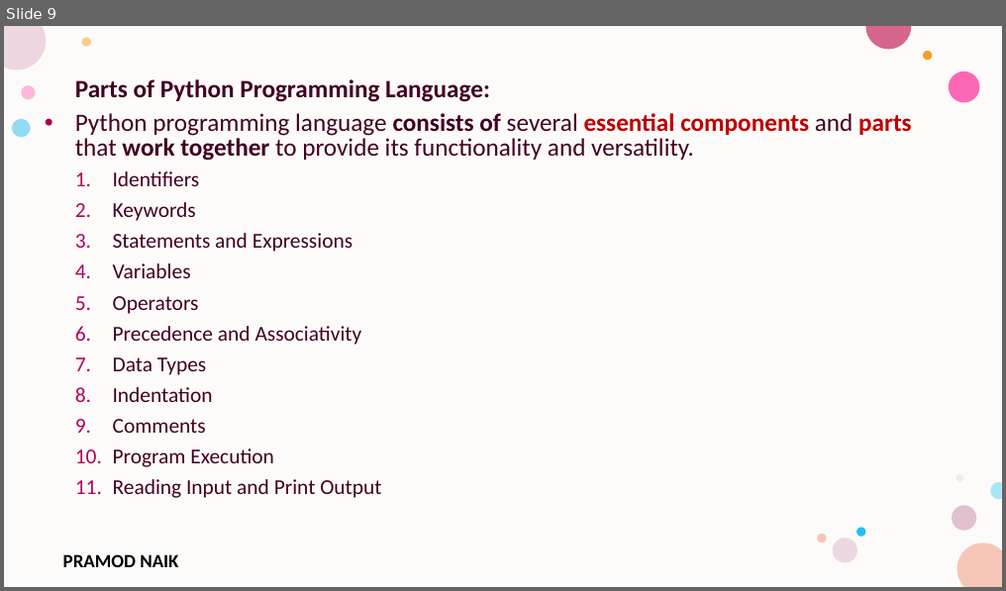
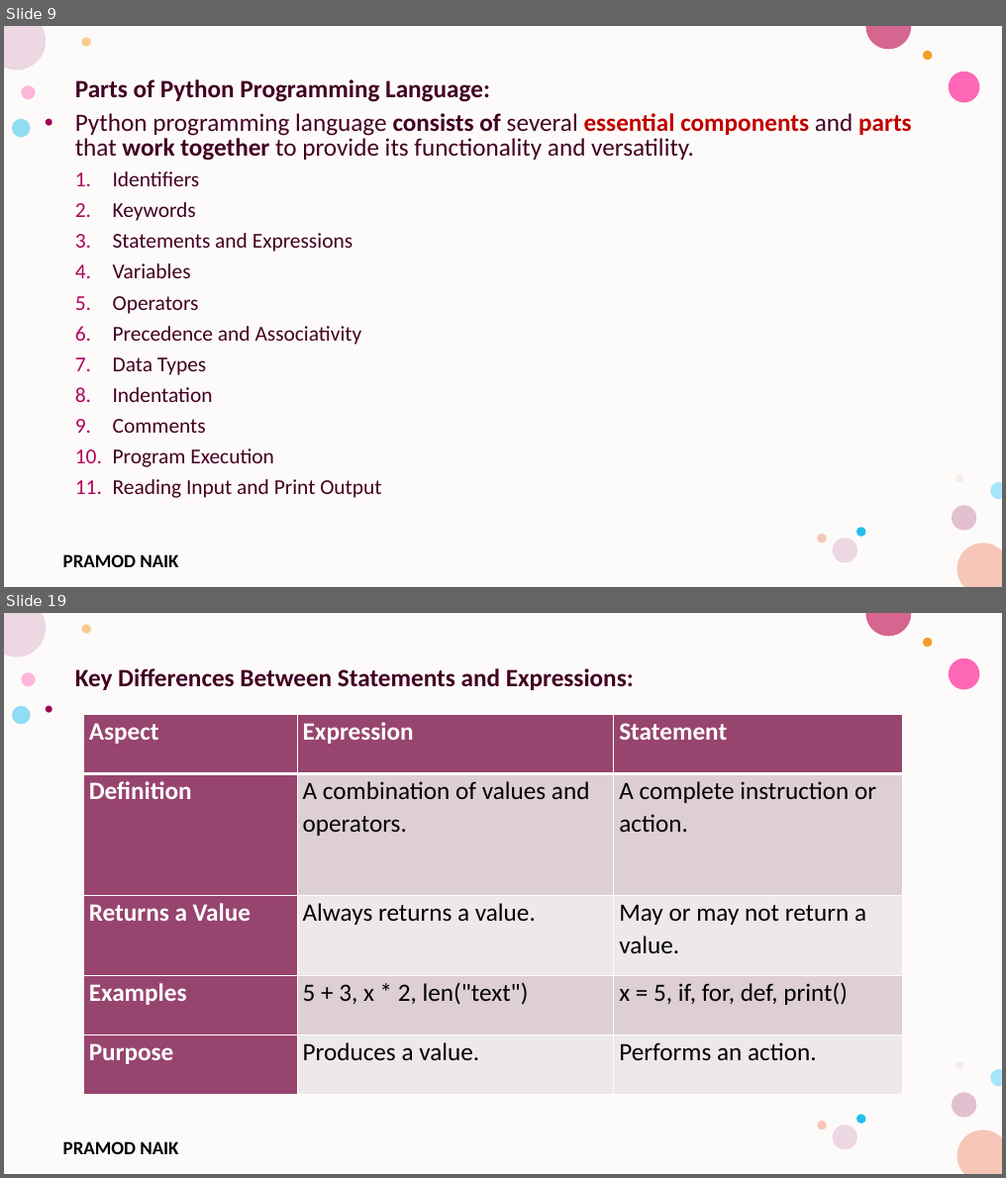
Before and after one commit to PRAMOD-VISHNU-NAIK/MCA-4th-Sem-Python-Shridevi-College, a slide deck: Theory Class-Notes/Module-1 Python Basic Concepts and Programming.pptx. Shown one above the other, each under a label of ours: slide 9 before the commit, slides 9 and 19 after it; the slides between them are not shown. The pictures are 1006x591 and 1006x1178 pixels, drawn with LibreOffice and Linux fonts; fonts in the diff are those of the drawing; background and template pictures are left out. Boxes give left, top, right and bottom in pixels: in the first picture for what was removed or moved away, otherwise in the second. Text is boxed around its words. In the diff, an @@ line names an element or a change of style, - is before the commit and + after.

```diff
--- a/Theory Class-Notes/Module-1 Python Basic Concepts and Programming.pptx
+++ b/Theory Class-Notes/Module-1 Python Basic Concepts and Programming.pptx
@@ slide 19 added at [4,613,1002,1174], background #FFFFFF; not listed: 17 template elements that a slide beside it also shows @@
@@ text added at [75,668,634,690], 24 pt, text #420023, bold @@
+Key Differences Between Statements and Expressions:
@@ table added at [83,714,903,1095], 5 rows, 3 columns @@
+Aspect | Expression | Statement
+Definition | A combination of values and operators. | A complete instruction or action.
+Returns a Value | Always returns a value. | May or may not return a value.
+Examples | 5 + 3, x * 2, len("text") | x = 5, if, for, def, print()
+Purpose | Produces a value. | Performs an action.
```
Also in this commit, not shown: 1 slide changed, 11 other slides added.
